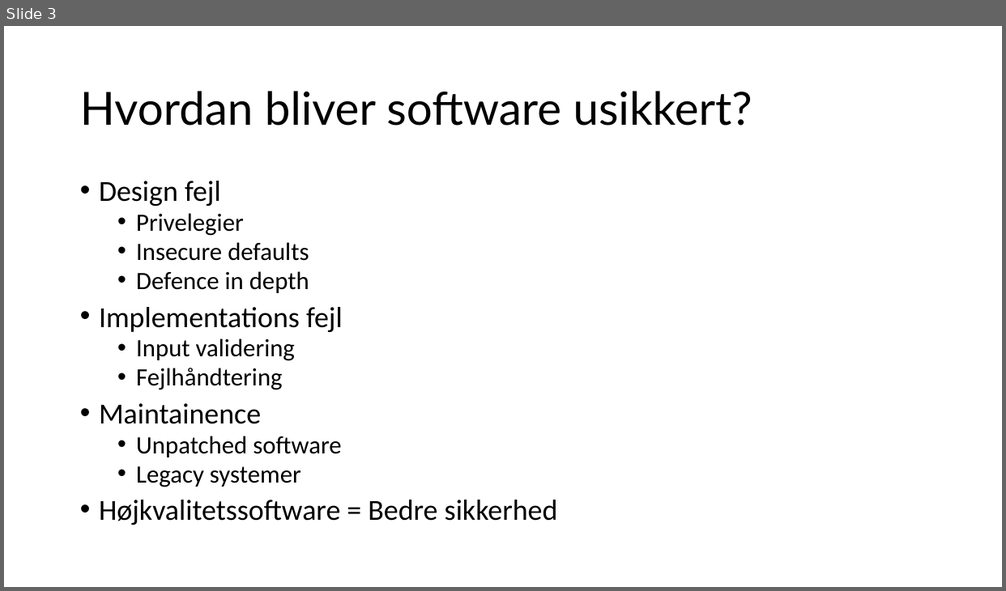
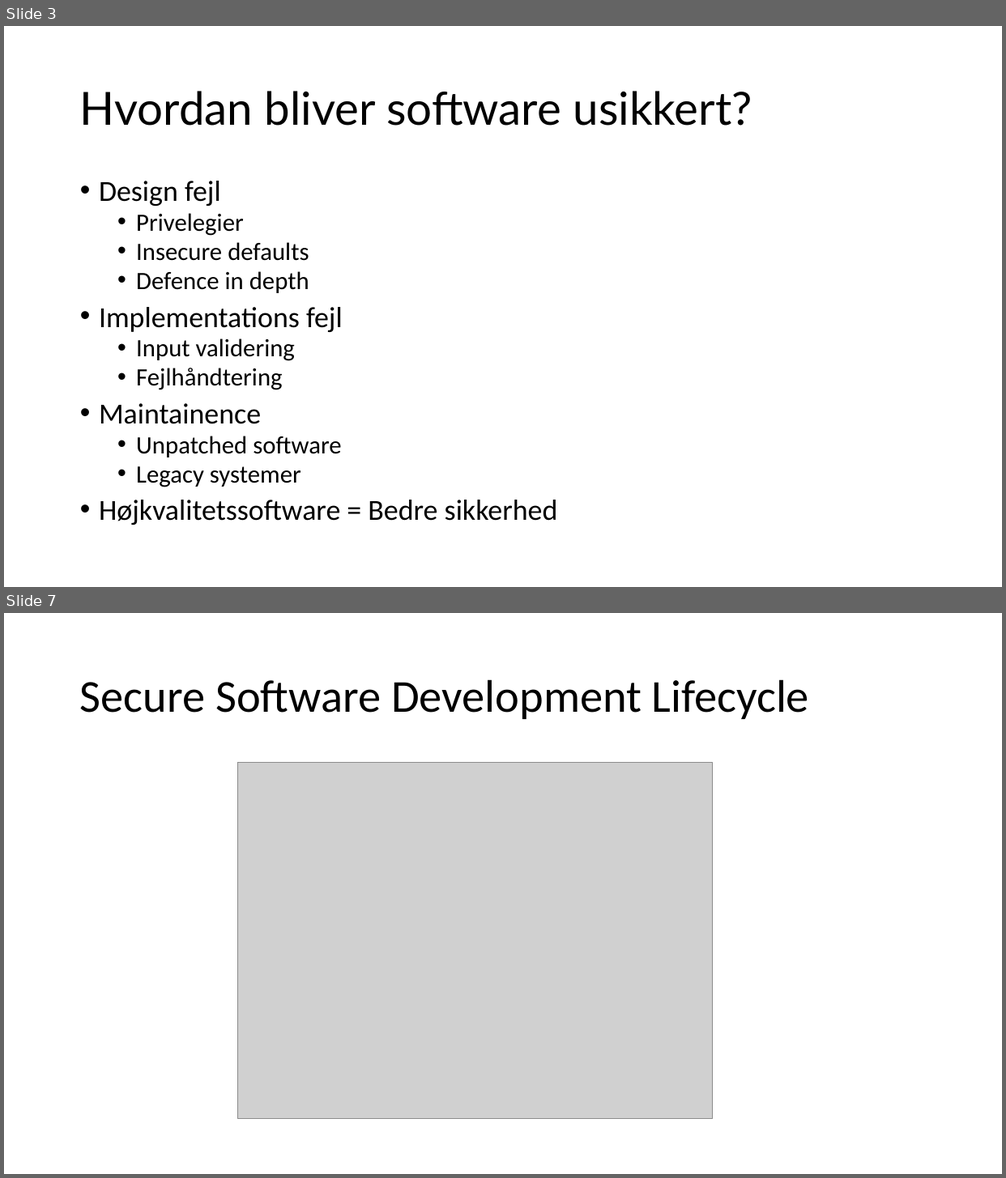
Before and after one commit to Kristiansax/kea-software-security-exam-slides, a slide deck: 1- Trusler mod software.pptx. Shown one above the other, each under a label of ours: slide 3 before the commit, slides 3 and 7 after it; the slides between them are not shown. The pictures are 1006x591 and 1006x1178 pixels, drawn with LibreOffice and Linux fonts; fonts in the diff are those of the drawing; grey boxes stand for pictures. Boxes give left, top, right and bottom in pixels: in the first picture for what was removed or moved away, otherwise in the second. Text is boxed around its words. In the diff, an @@ line names an element or a change of style, - is before the commit and + after.

```diff
--- a/1- Trusler mod software.pptx
+++ b/1- Trusler mod software.pptx
@@ slide 7 added at box(4, 613, 1002, 1174), background #FFFFFF @@
@@ title added at box(80, 679, 809, 719), 44 pt, text #000000 @@
+Secure Software Development Lifecycle
@@ picture added at box(237, 763, 712, 1119) @@
```
Also in this commit, not shown: 3 other slides added, 18 other files.
